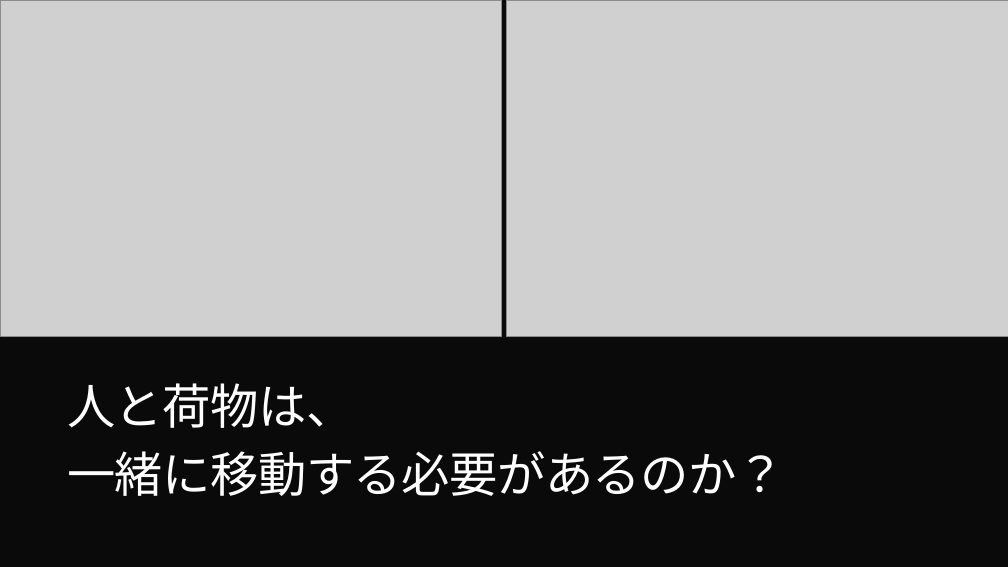
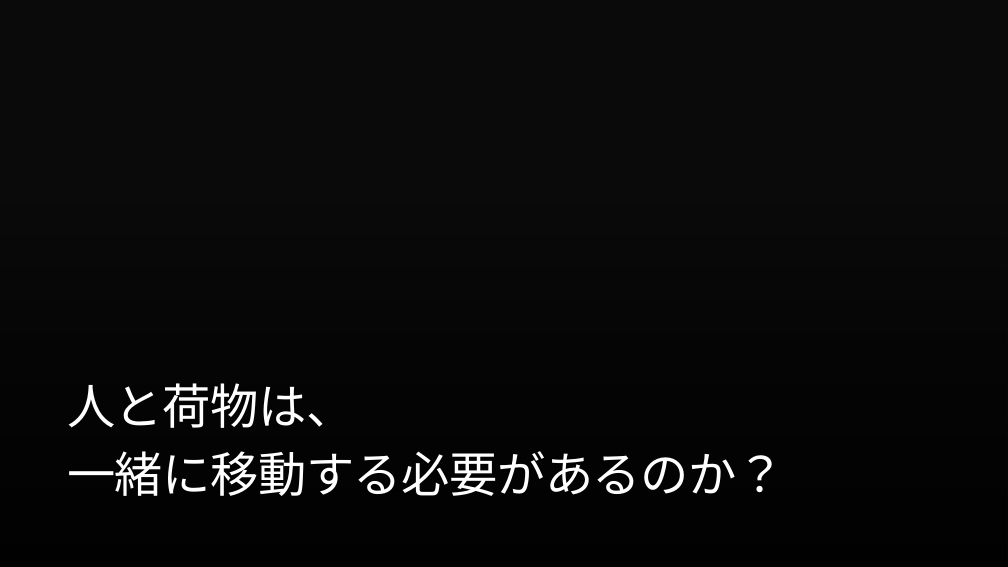
Before and after one commit to takumajojo/bondex-app, a slide deck: slide 2 of docs/collateral/seminar-luggage/out/BondEx_Seminar_Draft.pptx. Drawn at 1008x567 pixels with LibreOffice and Linux fonts; fonts in the diff are those of the drawing; grey boxes stand for pictures; background and template pictures are left out. Boxes give left, top, right and bottom in pixels: in the first picture for what was removed or moved away, otherwise in the second. Text is boxed around its words. In the diff, an @@ line names an element or a change of style, - is before the commit and + after.

```diff
--- a/docs/collateral/seminar-luggage/out/BondEx_Seminar_Draft.pptx
+++ b/docs/collateral/seminar-luggage/out/BondEx_Seminar_Draft.pptx
@@ picture removed at bbox=[0, 0, 502, 336] @@
@@ rectangle added at bbox=[0, 0, 1008, 567], fill gradient #000000 @@
@@ picture removed at bbox=[506, 0, 1008, 336] @@
```
Also in this commit, not shown: 6 other files.
